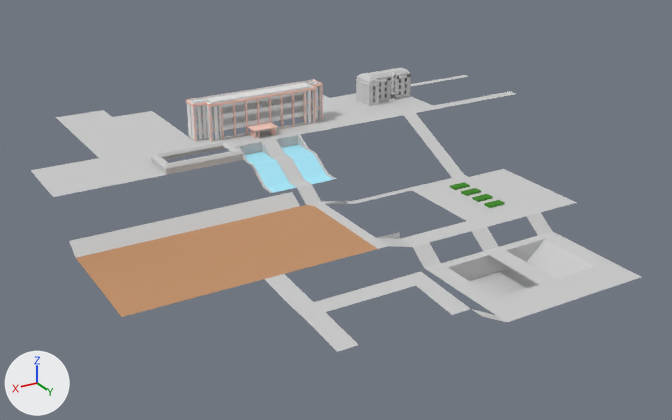
An edit to the FBX model _Models/map.fbx, drawn before and after from the same camera.
Camera for both pictures: a 50 mm camera at (53811.0, 107080.0, 40826.0) aimed at (-3820.0, 11028.0, -7200.0). Arrows for +X, +Y and +Z are at lower left; the lights stay in place. Where no turn or scale is listed for an object, it has been applied to the vertices. Vertices at the same position are counted once.

Objects in the first picture: 'director_building', 'director_building_ground', 'school_walls', 'walkroad'.
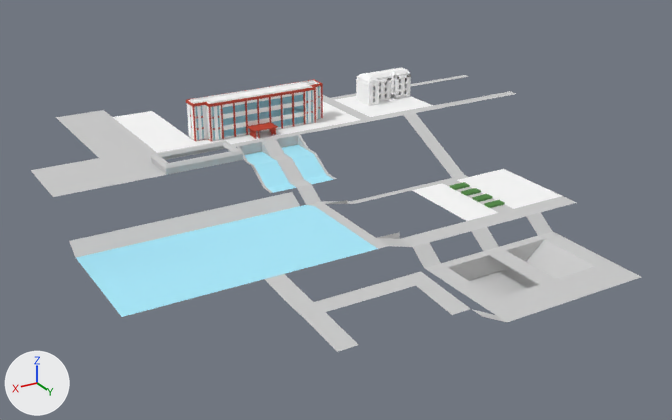
Changed parts and their boxes [x1, y1, x2, y2] in the pictures (672 x 420 px):
'walkroad', recoloured: [74, 84, 564, 317] in both
'school_walls', recoloured: [186, 80, 323, 141] in both
'director_building', recoloured (grey to white): [356, 67, 411, 106] in both
'school_glass.002', shown (cyan): after [195, 87, 320, 140]
'director_building_ground', deleted: before [373, 75, 410, 102]
part 1 of me_ground_001, built on: after [373, 75, 410, 102]
part 2 of me_ground_001, recoloured (grey to white): [356, 67, 411, 106] in both
part 3 of me_ground, recoloured (grey to white): [113, 96, 433, 153] in both
part 4 of me_ground, recoloured (grey to white): [412, 169, 562, 221] in both
part 5 of me_ground, recoloured: [450, 182, 505, 208] in both
part 6 of me_ground, recoloured: [76, 205, 378, 317] in both

The change, as a list of edits to the scene's bpy script:
```text
Change mat_bricks:
    mat_bricks.base_color: (1.0, 0.64, 0.55) -> (0.57, 0.0497, 0.019)  # beige #ffd1c4 -> red #c73f26
Change mat_white:
    mat_white.base_color: (0.8, 0.8, 0.8) -> (1.0, 1.0, 1.0)  # white #e7e7e7 -> white #ffffff
Add mat_terrain_1:
    mat_terrain_1 = principled_material('terrain')
    mat_terrain_1.base_color = (0.0653, 0.233, 0.0403)  # green #488539
    mat_terrain_1.roughness = 0.69
Add mat_floor:
    mat_floor = principled_material('floor')
    mat_floor.base_color = (0.8, 0.8, 0.8)  # white #e7e7e7
    mat_floor.roughness = 0.553
Add mat_ceiling:
    mat_ceiling = principled_material('ceiling')
    mat_ceiling.base_color = (0.8, 0.8, 0.8)  # white #e7e7e7
    mat_ceiling.roughness = 0.553
Change me_ground_001:
    used by ob_director_building; location = (0.0, 0.0, 0.0)
    remove me_ground_001.from_pydata(...)  # 721 vertices, 606 faces; spans x -28260.0..-19740.0, y -9660.0..-5940.0, z 0.0..4320.0
    add me_ground_001.from_pydata(...)  # 733 vertices, 618 faces; spans x -28260.0..-19740.0, y -9660.0..-5940.0, z 0.0..4320.0
    me_ground_001 part 1
    11 faces are deleted
    12 vertices are added at x -28080.0..-19920.0, y -9480.0..-6120.0, z 1140.0..3060.0
    6 new faces join them, mat_floor (white #e7e7e7)
    6 new faces join them, mat_ceiling (white #e7e7e7)
    11 new faces join them, mat_white (white #ffffff)
    me_ground_001 part 2: 595 faces spanning x -28260.0..-19740.0, y -9660.0..-5940.0, z 0.0..4320.0 switch from mat_estrada (light grey #cecece) to mat_white (white #ffffff)
    add me_ground_001.materials.append(mat_floor)  # white #e7e7e7
    add me_ground_001.materials.append(mat_ceiling)  # white #e7e7e7
Change me_ground:
    where me_ground.from_pydata(...)  # 305 vertices, 205 faces; spans x -43200.0..30720.0, y -24480.0..44640.0, z -10080.0..1200.0
    used by ob_walkroad; location = (0.0, 0.0, 0.0)
    me_ground part 3: 21 of the faces centred in x -26970.0..12000.0, y -12360.0..-1920.0, z 0.0 switch from mat_estrada (light grey #cecece) to mat_white (white #ffffff)
    me_ground part 4: 3 of the faces centred in x -26340.0..-18037.0, y 18785.0..19320.0, z -5760.0 switch from mat_estrada (light grey #cecece) to mat_white (white #ffffff)
    me_ground part 5: all 20 faces that had it switch from mat_vegetacao (green #328503) to mat_terrain_1 (green #488539)
    me_ground part 6: all 1 face that had it switch from mat_dirt (orange #c39168) to mat_fonte (cyan #abedff)
Remove ob_director_building_ground:
    ob_director_building_ground = bpy.data.objects.new('director_building_ground', me_ground_004)
    ob_director_building_ground.location = (0.0, 0.0, 0.0)
Change ob_school_glass_002:
    remove ob_school_glass_002.hide_viewport = True
```
